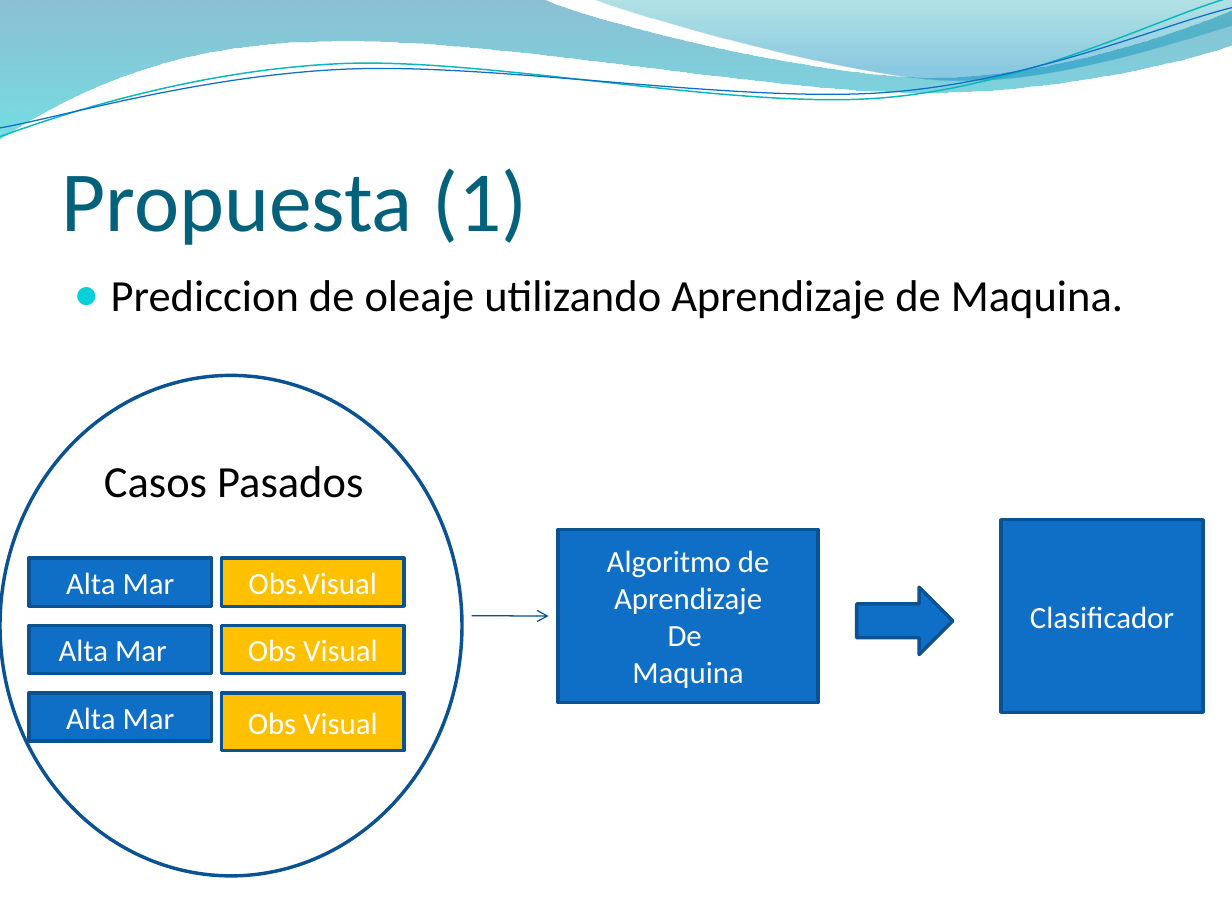
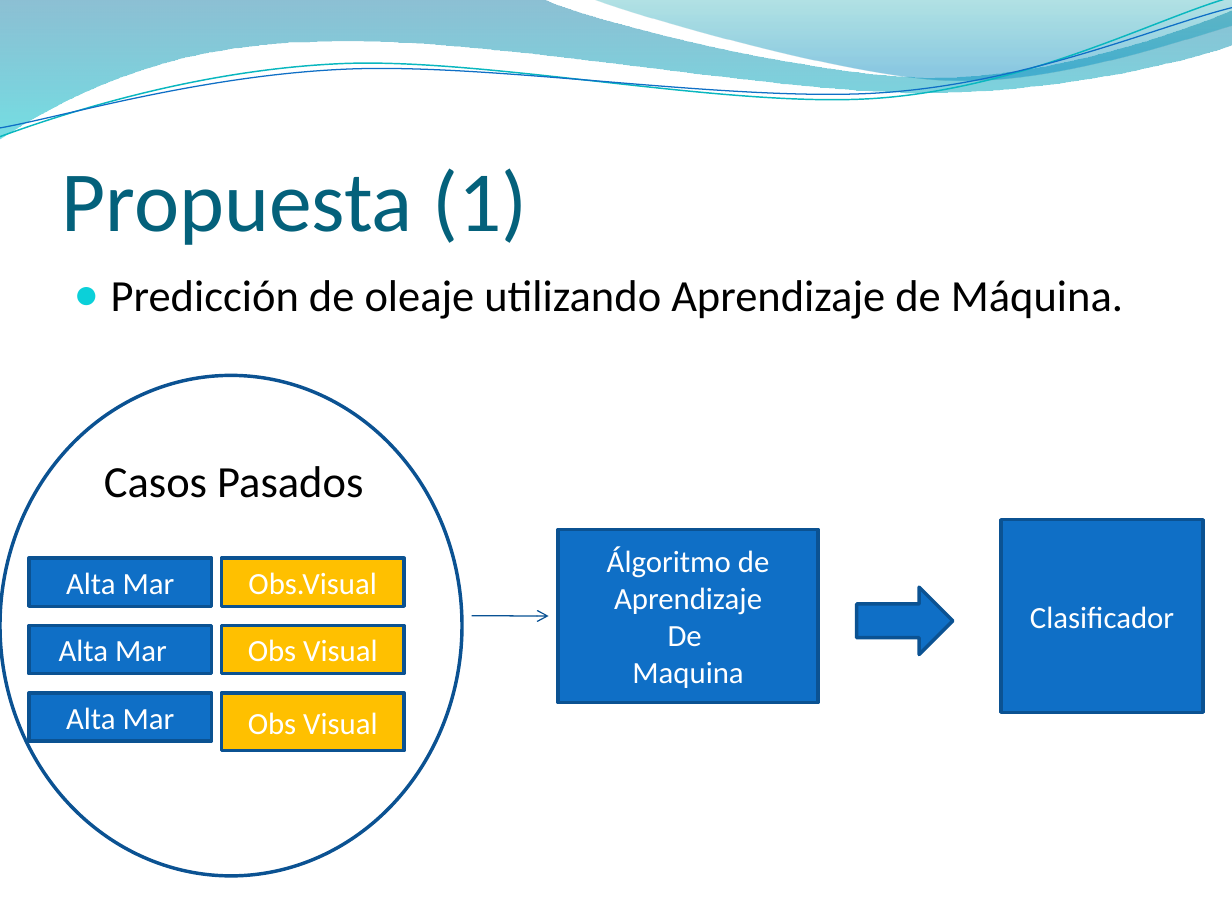
Before and after one commit to jaffadog/neuralito, a slide deck: slide 19 of neuralito/ArfGen/docs/Entregas/Informe Final/presentacion/esteban2.pptx. Drawn at 1232x924 pixels with LibreOffice and Linux fonts; fonts in the diff are those of the drawing; background and template pictures are left out. Boxes give left, top, right and bottom in pixels: in the first picture for what was removed or moved away, otherwise in the second. Text is boxed around its words. In the diff, an @@ line names an element or a change of style, - is before the commit and + after.

```diff
--- a/neuralito/ArfGen/docs/Entregas/Informe Final/presentacion/esteban2.pptx
+++ b/neuralito/ArfGen/docs/Entregas/Informe Final/presentacion/esteban2.pptx
@@ text at <box>111,280,1123,319</box>: text changed @@
-● Prediccion de oleaje utilizando Aprendizaje de Maquina.
+● Predicción de oleaje utilizando Aprendizaje de Máquina.
@@ text in rectangle at <box>607,547,769,615</box>: text changed @@
-Algoritmo de Aprendizaje
+Álgoritmo de Aprendizaje
```
Also in this commit, not shown: 12 other slides changed.
